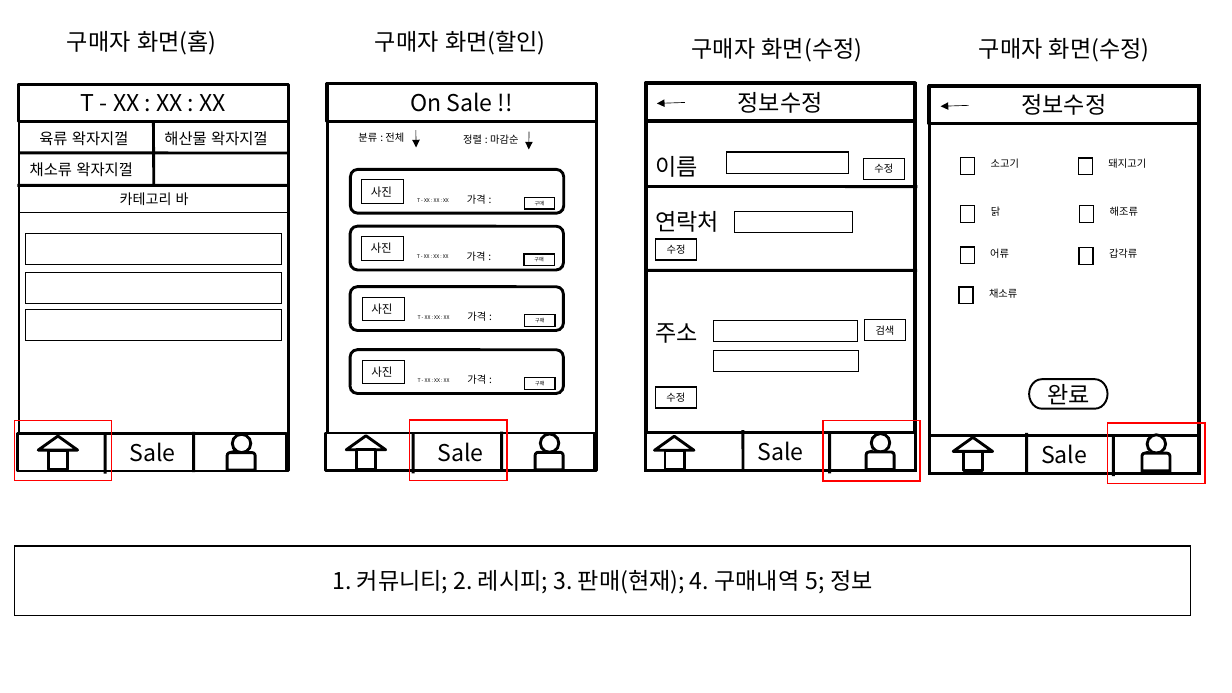
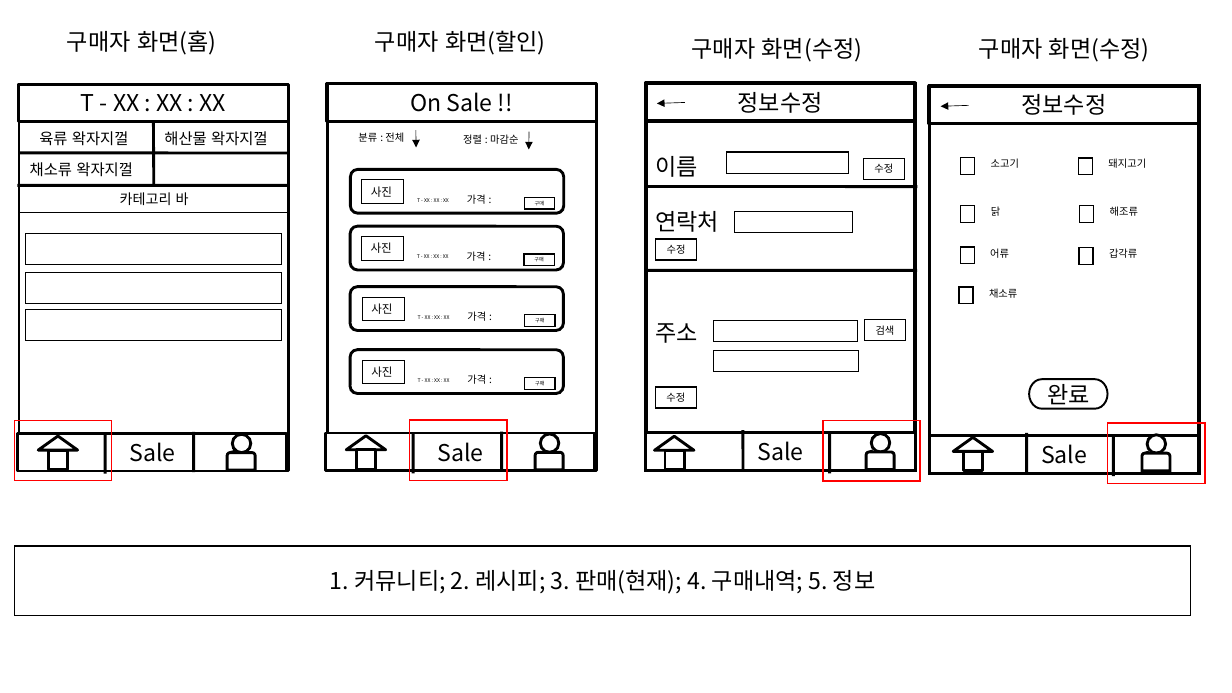
Before and after one commit to VanSubstance/projectTemp, a slide deck: slide 3 of Documents/공모전 ver.1.pptx. Drawn at 1232x693 pixels with LibreOffice and Linux fonts; fonts in the diff are those of the drawing. Boxes give left, top, right and bottom in pixels: in the first picture for what was removed or moved away, otherwise in the second. Text is boxed around its words. In the diff, an @@ line names an element or a change of style, - is before the commit and + after.

Commit message:
구매자 UI 구성
- 구매자 UI 구성

```diff
--- a/Documents/공모전 ver.1.pptx
+++ b/Documents/공모전 ver.1.pptx
@@ text in rectangle at [330, 570, 876, 594]: text changed @@
-1. 커뮤니티; 2. 레시피; 3. 판매(현재); 4. 구매내역 5; 정보
+1. 커뮤니티; 2. 레시피; 3. 판매(현재); 4. 구매내역; 5. 정보
```
Also in this commit, not shown: 8 other files.
